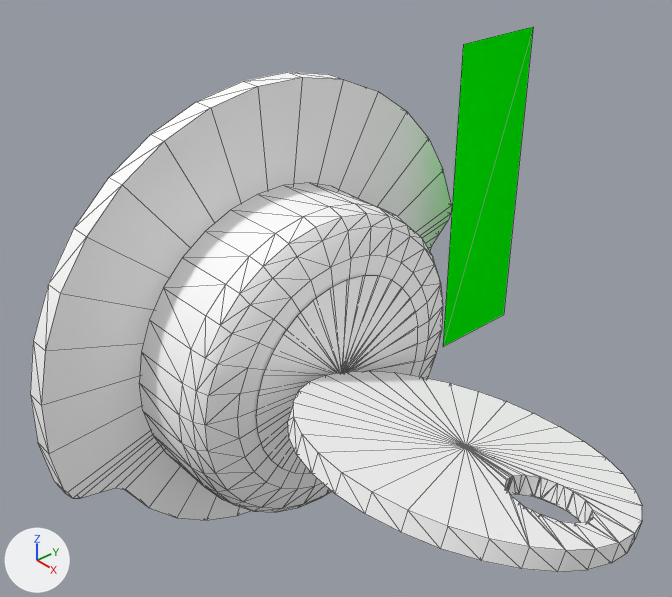
The Blender file dev/magneto-switch.blend: old version first, new version second.
One viewpoint serves both versions: a 50 mm lens placed at (-0.1267, 0.2443, -0.4399), pointed at (-0.1703, 0.2831, -0.4731). Every picture has the same lights, and +X, +Y and +Z are marked at lower left. Mesh edges are drawn as thin lines.

In view in the first picture: 'click-S', 'key', 'magsw', 'start'.
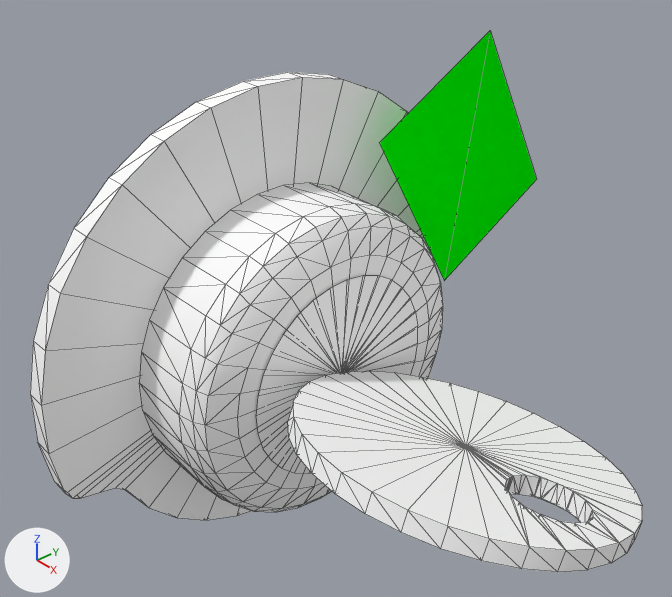
The newer file is also turned or shifted as a whole; pictures and numbers use the older file's frame.

What changed in the scene script:
```text
Change me_click_s_mesh:
    where me_click_s_mesh.from_pydata(...)  # 4 vertices, 2 faces; spans x 0.0, y -0.014..0.014, z -0.0044..0.0044
    used by ob_click_s; parent = ob_clicks; location = (-0.164, -0.0747, -0.25)
    me_click_s_mesh part 1
    me_click_s_mesh.vertices[0].co: (0.0, 0.014, 0.0044) -> (-0.0001, 0.008, 0.0131)  # pixel (463, 44) -> pixel (379, 142)
    me_click_s_mesh.vertices[1].co: (0.0, 0.014, -0.0044) -> (0.0002, 0.0147, 0.0014)  # pixel (533, 26) -> pixel (490, 30)
    me_click_s_mesh.vertices[2].co: (0.0, -0.014, 0.0044) -> (-0.0002, -0.007, 0.0046)  # pixel (442, 346) -> pixel (444, 280)
    me_click_s_mesh.vertices[3].co: (0.0, -0.014, -0.0044) -> (0.0002, -0.0004, -0.0071)  # pixel (503, 314) -> pixel (536, 179)
```

What differs and where, as boxes [x1, y1, x2, y2] in the pictures (672 x 597 px):
'click-S', reshaped (74% wider, 22% shorter): before [443, 27, 533, 346]; after [380, 31, 537, 281]
